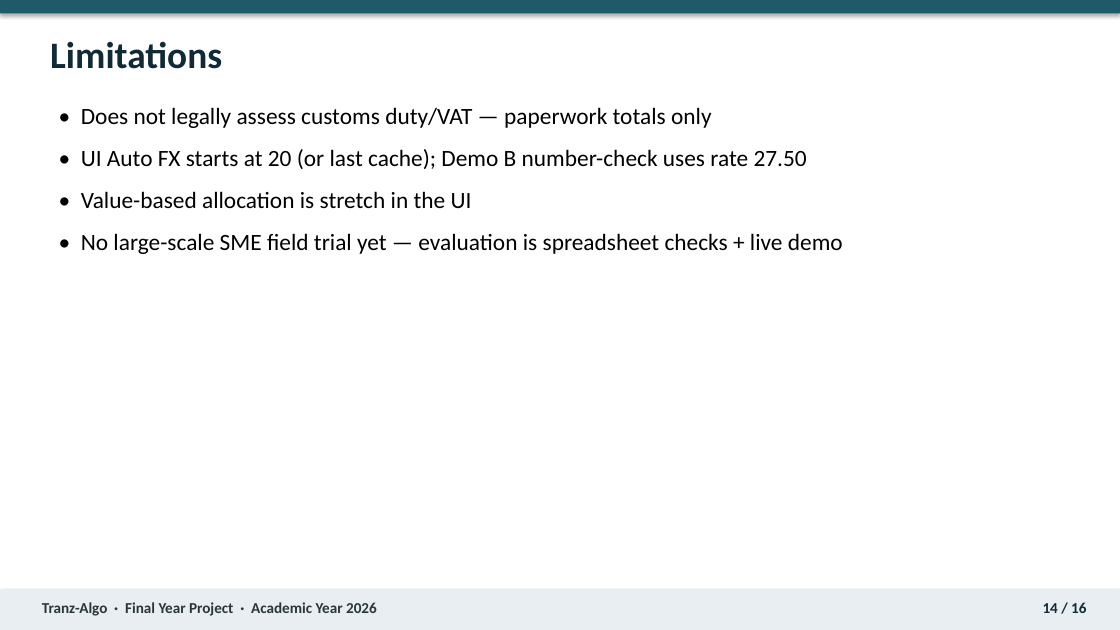
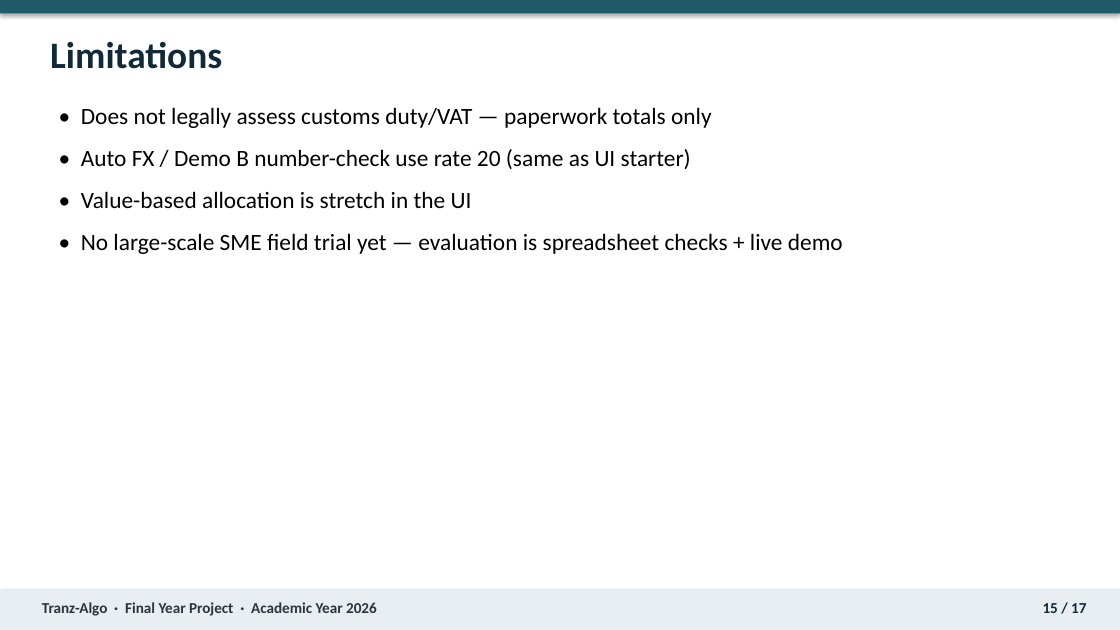
Before and after one commit to Nixon-Shibuchi/Tranz-Algo, a slide deck: slide 15 of docs/report/Tranz-Algo_Final_Year_Project_Presentation_2026.pptx (slide 14 before the commit). Drawn at 1120x630 pixels with LibreOffice and Linux fonts; fonts in the diff are those of the drawing. Boxes give left, top, right and bottom in pixels: in the first picture for what was removed or moved away, otherwise in the second. Text is boxed around its words. In the diff, an @@ line names an element or a change of style, - is before the commit and + after.

```diff
--- a/docs/report/Tranz-Algo_Final_Year_Project_Presentation_2026.pptx
+++ b/docs/report/Tranz-Algo_Final_Year_Project_Presentation_2026.pptx
@@ text at box(81, 149, 691, 169): text changed @@
-• UI Auto FX starts at 20 (or last cache); Demo B number-check uses rate 27.50
+• Auto FX / Demo B number-check use rate 20 (same as UI starter)
@@ text at box(1043, 603, 1086, 613): text changed @@
-14 / 16
+15 / 17
```
Also in this commit, not shown: 13 other slides changed, 1 slide added, 39 other files.
